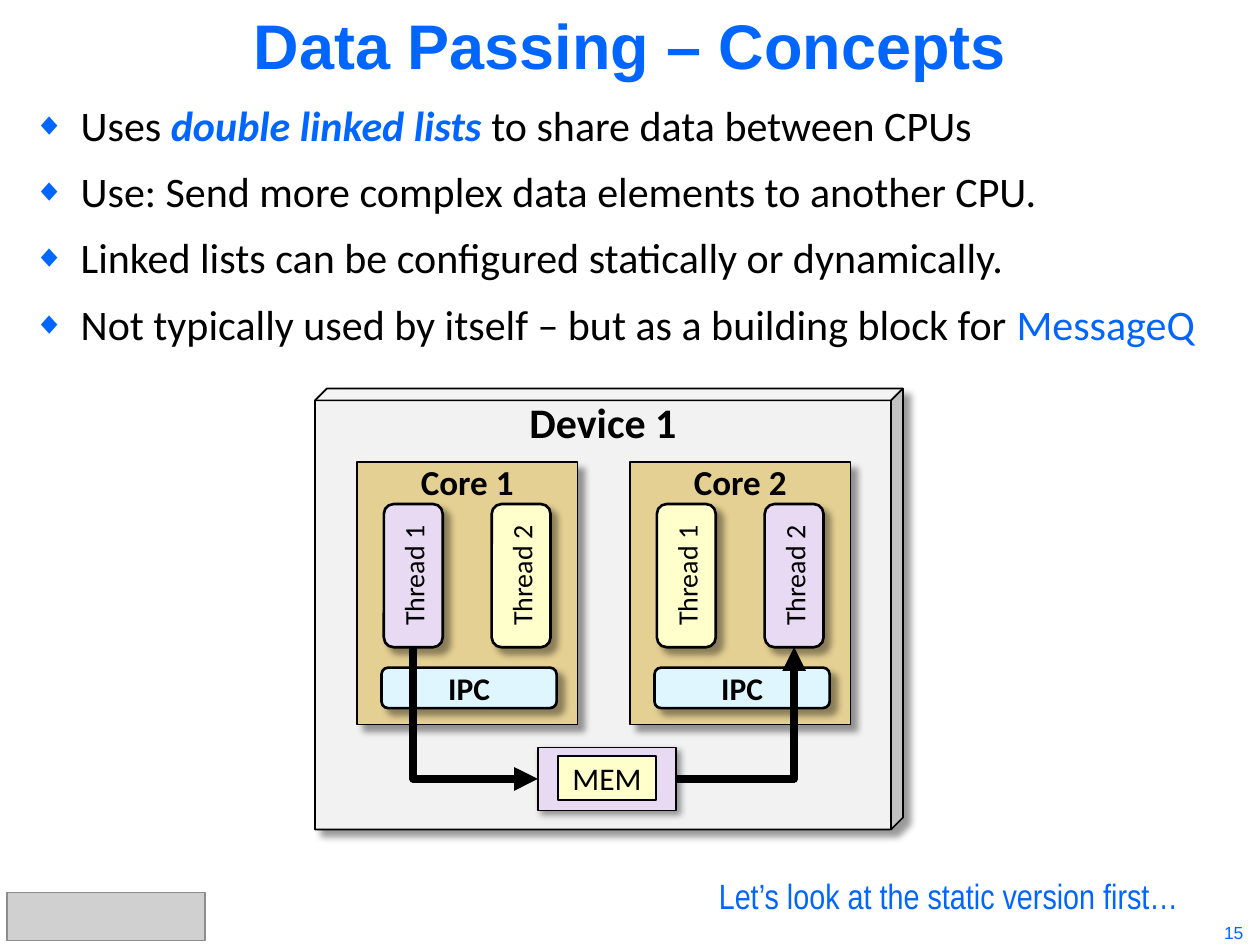
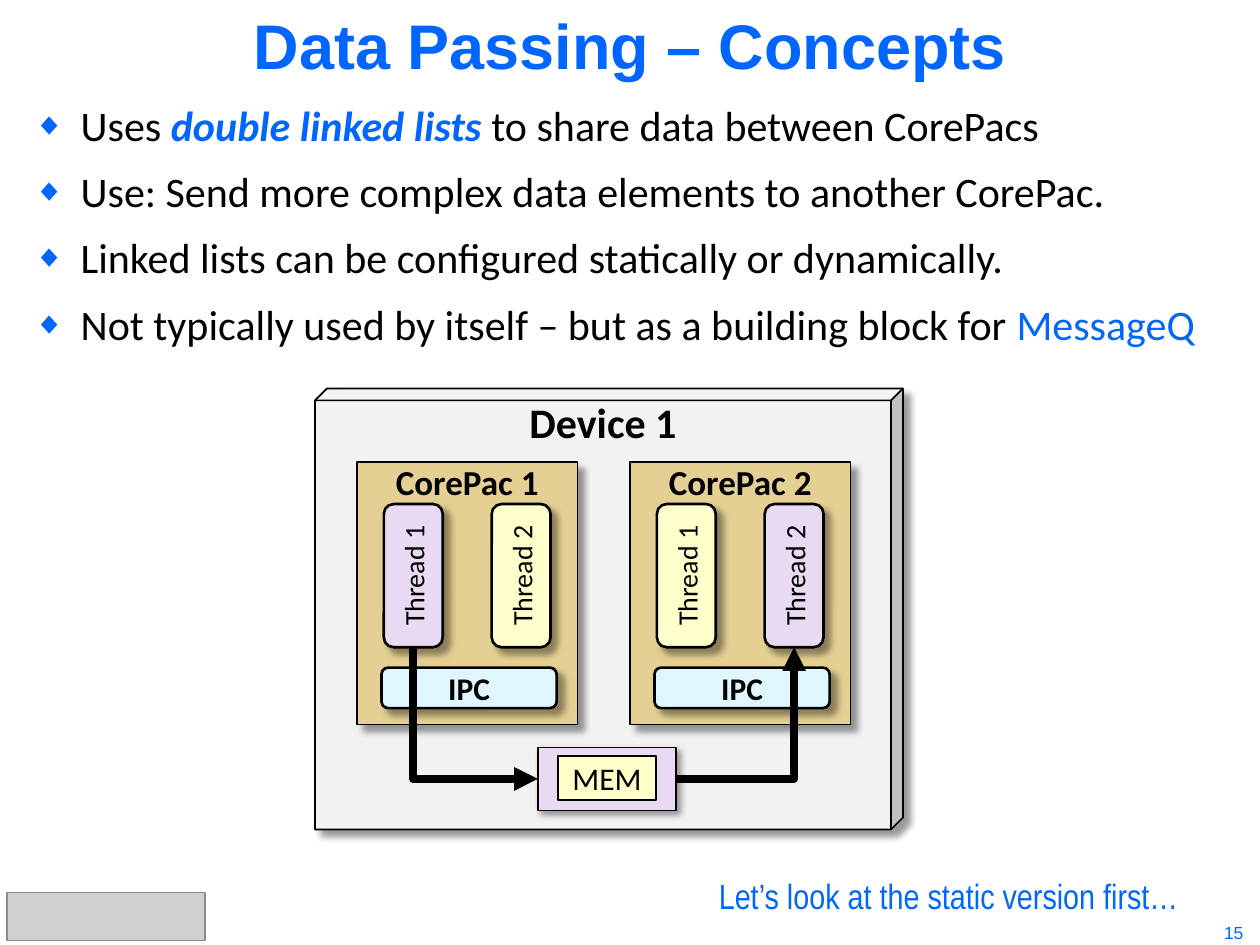
Before and after one commit to hari1989/keystone-workshop, a slide deck: slide 15 of preliminary/KeyStone Intro to IPC.pptx. Drawn at 1260x945 pixels with LibreOffice and Linux fonts; fonts in the diff are those of the drawing; grey boxes stand for pictures. Boxes give left, top, right and bottom in pixels: in the first picture for what was removed or moved away, otherwise in the second. Text is boxed around its words. In the diff, an @@ line names an element or a change of style, - is before the commit and + after.

```diff
--- a/preliminary/KeyStone Intro to IPC.pptx
+++ b/preliminary/KeyStone Intro to IPC.pptx
@@ text at [81, 111, 1104, 214]: text changed @@
-◆ Uses double linked lists to share data between CPUs
-◆ Use: Send more complex data elements to another CPU.
+◆ Uses double linked lists to share data between CorePacs
+◆ Use: Send more complex data elements to another CorePac.
@@ text in rectangle at [396, 472, 539, 504]: text changed @@
-Core 1
+CorePac 1
@@ text in rectangle at [669, 472, 812, 504]: text changed @@
-Core 2
+CorePac 2
```
Also in this commit, not shown: 17 other slides changed.
